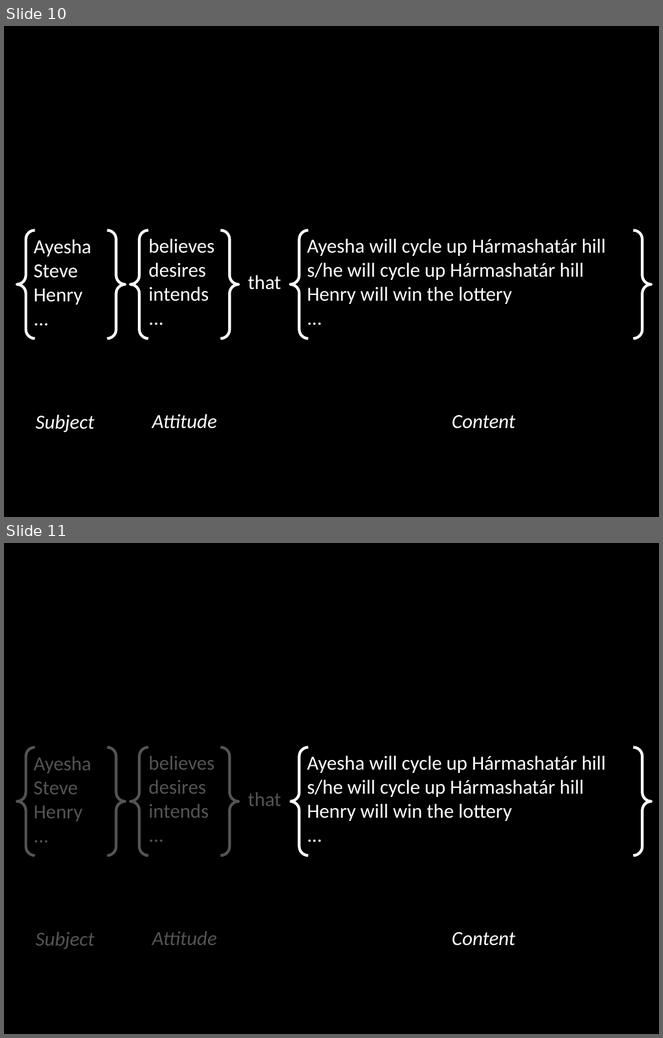
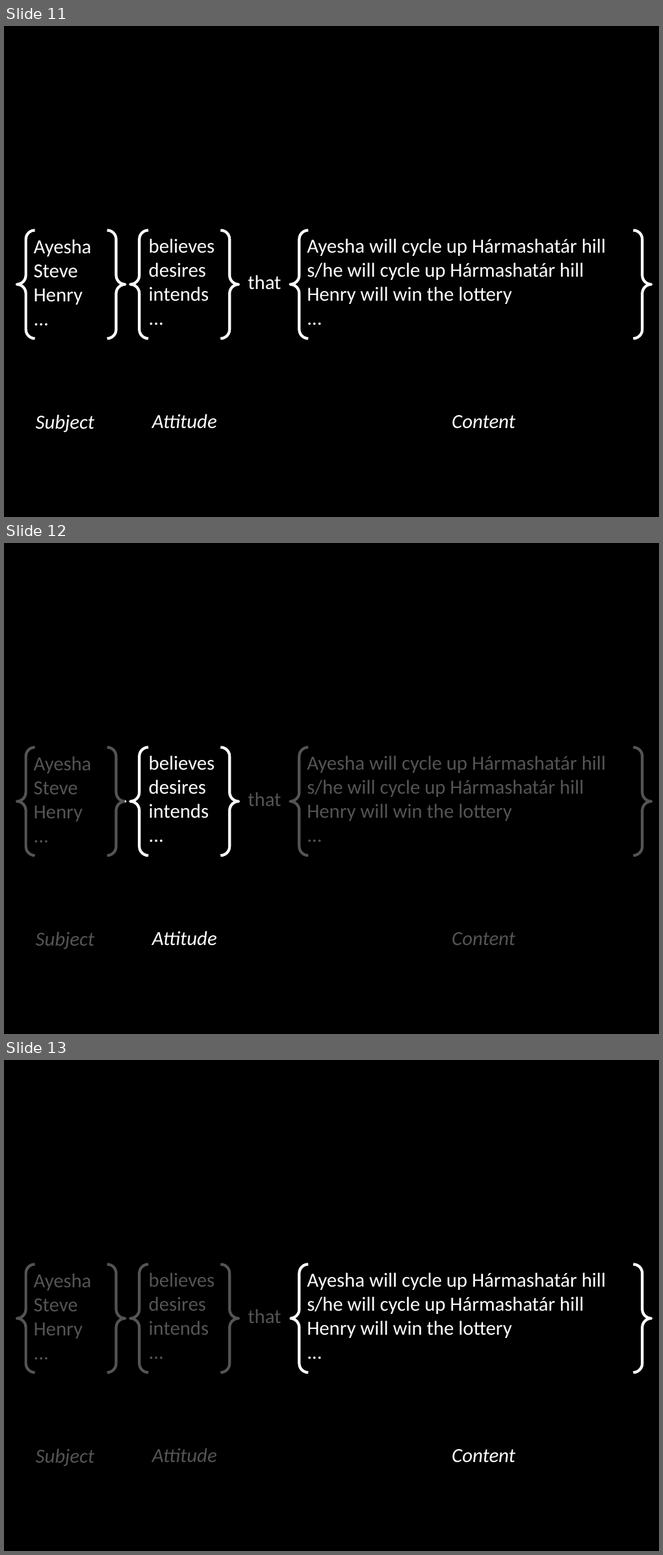
Before and after one commit to butterfill/lecture_mindreading_joint_action_philosophical_tools, a slide deck: lecture 02 what are mental states/lecture02.what are mental states.ppt.pptx. Shown one above the other, each under a label of ours: slides 10 and 11 before the commit, slides 11, 12 and 13 after it. The pictures are 663x1038 and 663x1555 pixels, drawn with LibreOffice and Linux fonts; fonts in the diff are those of the drawing. Boxes give left, top, right and bottom in pixels: in the first picture for what was removed or moved away, otherwise in the second. Text is boxed around its words. In the diff, an @@ line names an element or a change of style, - is before the commit and + after.

```diff
--- a/lecture 02 what are mental states/lecture02.what are mental states.ppt.pptx
+++ b/lecture 02 what are mental states/lecture02.what are mental states.ppt.pptx
@@ slide 12 added at <box>4,543,659,1034</box>, background #000000 @@
@@ rectangle added at <box>6,706,125,969</box>, fill #000000 at 67% opacity @@
@@ rectangle added at <box>244,706,657,969</box>, fill #000000 at 67% opacity @@
@@ brace pair added at <box>17,747,125,856</box>, outline #FFFFFF 3 pt @@
@@ text added at <box>34,757,92,822</box>, 22 pt, text #FFFFFF @@
+Ayesha
+Steve
+Henry
+...
@@ brace pair added at <box>131,747,239,856</box>, outline #FFFFFF 3 pt @@
@@ text added at <box>149,756,215,819</box>, 22 pt, text #FFFFFF @@
+believes
+desires
+intends
+...
@@ brace pair added at <box>290,747,651,856</box>, outline #FFFFFF 3 pt @@
@@ text added at <box>307,756,606,821</box>, 22 pt, text #FFFFFF @@
+Ayesha will cycle up Hármashatár hill
+s/he will cycle up Hármashatár hill
+Henry will win the lottery
+...
@@ text added at <box>248,793,281,806</box>, 22 pt, text #FFFFFF @@
+that
@@ text added at <box>36,932,95,949</box>, 22 pt, text #FFFFFF, italic @@
+Subject
@@ text added at <box>152,931,217,946</box>, 22 pt, text #FFFFFF, italic @@
+Attitude
@@ text added at <box>452,932,516,945</box>, 22 pt, text #FFFFFF, italic @@
+Content
@@ what was slide 10 is now slide 11 @@
@@ what was slide 11 is now slide 13 @@
```
Also in this commit, not shown: 5 slides changed, 16 other slides added, 10 other files.
